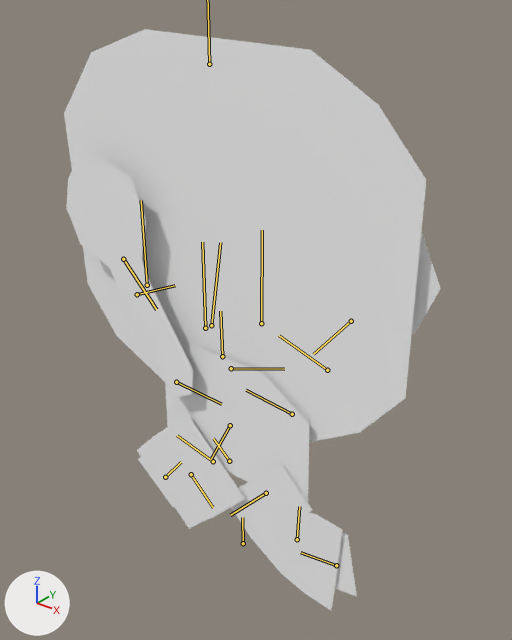
An edit to the FBX model Assets/Models/PlayerSmall/PlayerSmall@CarryRunA.fbx, drawn before and after from the same camera.
Camera for both pictures: a camera (50 mm lens) standing at (0.00859, -0.01023, 0.01259) and looking at (0.00001, 0.0005, 0.00593). The lights are fixed; the arrows at lower left show +X, +Y and +Z. Both versions are drawn at frame 1 of the action 'Take 001'; the numbers are the values there. The bones that bend it are drawn over the model as lines.

Names of what the first picture shows: 'ArmL', 'ArmR', 'Body', 'Head', 'LegL', 'LegR'.
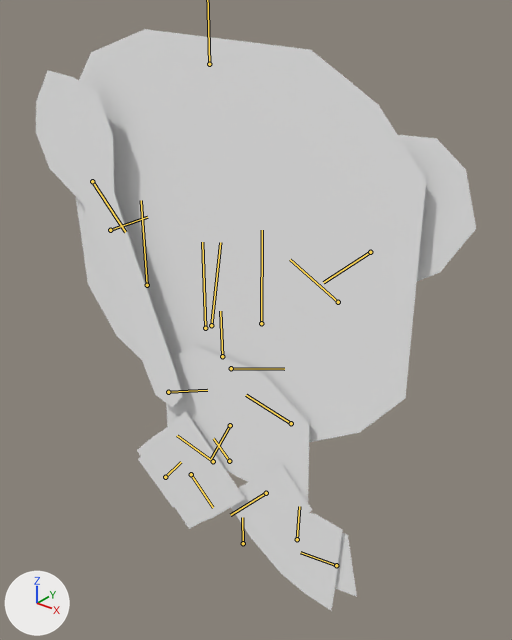
Pixel boxes (x1, y1, x2, y2) of what changed, in the pictures (512 x 640 px):
'ArmL', posed (17% wider, 37% taller)
    before: (67, 152, 193, 397)
    after: (36, 71, 183, 408)
'ArmR', posed
    before: (412, 232, 441, 334)
    after: (398, 135, 476, 281)
bone 'Rig_ShoulderL', root to tip
    before: (176, 382) to (221, 404)
    after: (168, 392) to (207, 390)
bone 'Rig_ElbowL', root to tip
    before: (137, 294) to (175, 285)
    after: (110, 230) to (147, 217)
bone 'Rig_HandL', root to tip
    before: (123, 259) to (156, 309)
    after: (92, 181) to (125, 232)
bone 'Rig_ShoulderR', root to tip
    before: (292, 414) to (246, 390)
    after: (291, 423) to (246, 395)
bone 'Rig_ElbowR', root to tip
    before: (327, 370) to (279, 335)
    after: (338, 302) to (290, 259)
bone 'Rig_HandR', root to tip
    before: (351, 321) to (313, 354)
    after: (370, 252) to (323, 282)

The edits, one by one:
Bone 'Rig_ShoulderL' (bone_rig_shoulderl) moves from (0.002, 0.006, 0.0) to (0.049, 0.019, 0.0).
Bone 'Rig_ShoulderL' (bone_rig_shoulderl) turns from (0, 0, 162) to (0, 0, 136) degrees about its own x, y and z.
Bone 'Rig_ElbowL' (bone_rig_elbowl) moves from (0.089, -0.121, 0.0) to (0.304, 0.001, 0.0).
Bone 'Rig_ElbowL' (bone_rig_elbowl) turns from (0, 0, -26) to (0, 0, -1) degrees about its own x, y and z.
Bone 'Rig_HandL' (bone_rig_handl) moves from (0.12, -0.131, 0.0) to (-0.118, -0.31, 0.0).
Bone 'Rig_HandL' (bone_rig_handl) turns from (0, 0, 26) to (0, 0, 1) degrees about its own x, y and z.
Bone 'Rig_ShoulderR' (bone_rig_shoulderr) moves from (0.004, -0.002, 0.0) to (0.028, -0.014, 0.0).
Bone 'Rig_ShoulderR' (bone_rig_shoulderr) turns from (0, 0, 154) to (0, 0, 148) degrees about its own x, y and z.
Bone 'Rig_ElbowR' (bone_rig_elbowr) moves from (0.059, -0.072, 0.0) to (0.245, -0.043, 0.0).
Bone 'Rig_ElbowR' (bone_rig_elbowr) turns from (0, 0, -13) to (0, 0, -17) degrees about its own x, y and z.
Bone 'Rig_HandR' (bone_rig_handr) moves from (-0.063, -0.13, 0.0) to (0.028, -0.29, 0.0).
Bone 'Rig_HandR' (bone_rig_handr) turns from (0, 0, -13) to (0, 0, -17) degrees about its own x, y and z.
